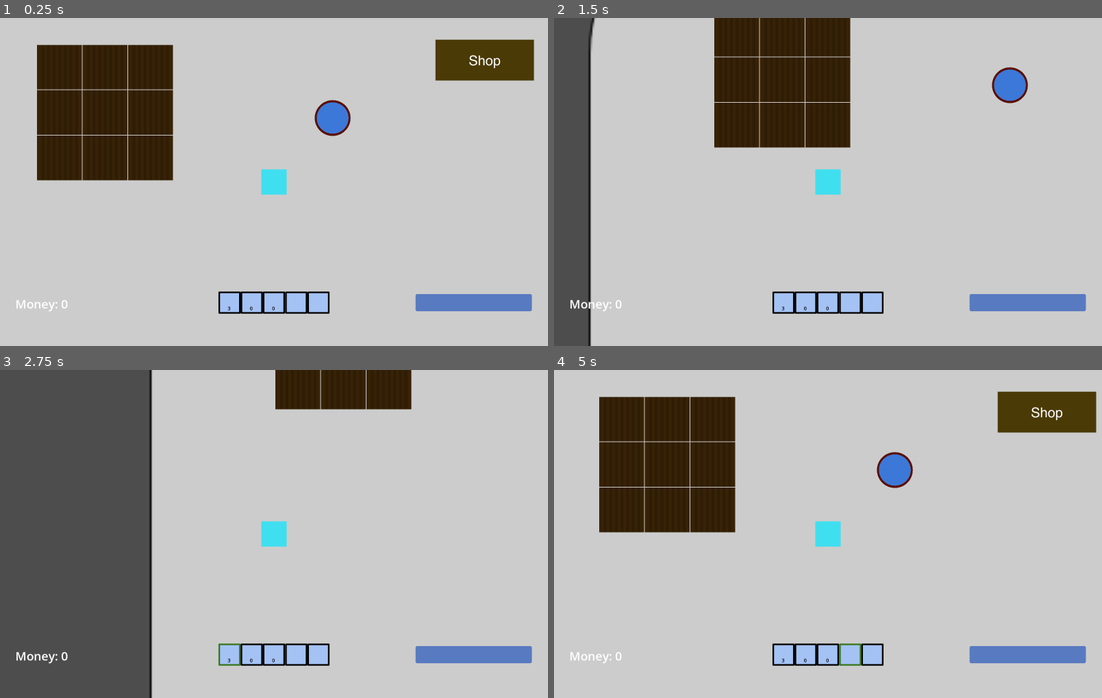
Above: before the commit, frames 1-4 (two rows, left to right).
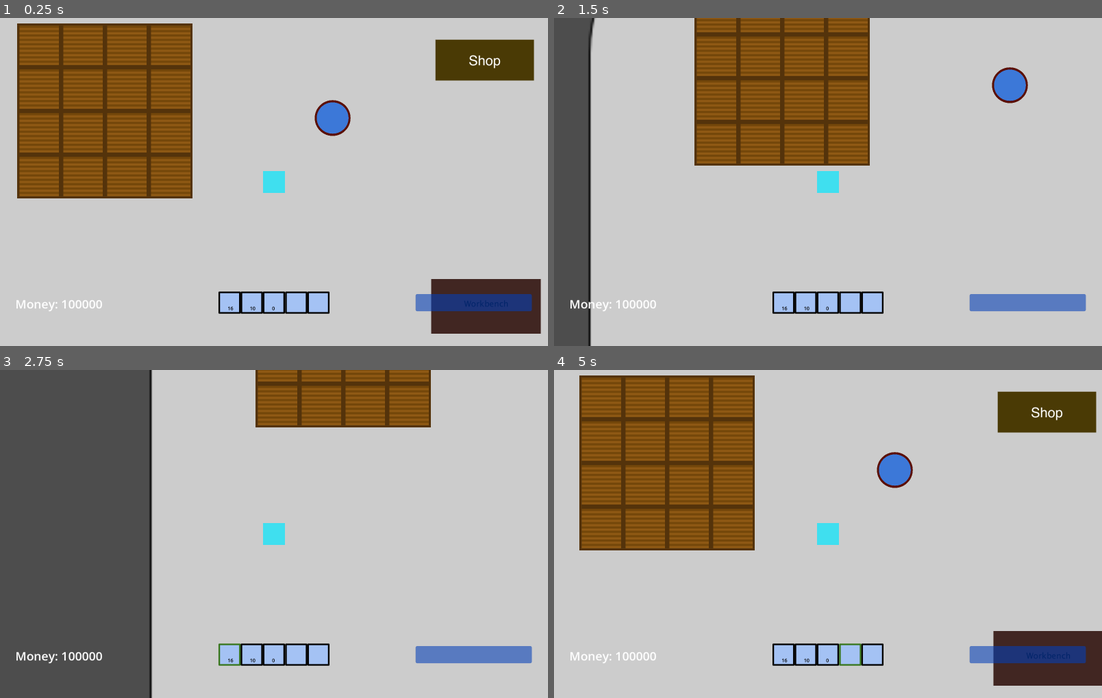
Above: after the commit, the same moments.

Repository: occult-frog/cake-orchard
Game: Godot game, scene res://background.tscn
Same seed, same stepped clock (60 frames per second), same inputs: the game is played once before the commit and once after it.
Inputs:
- Up to frame 1 (0.25 s): no input
- Up to frame 2 (1.5 s): tap Enter at 0.5 s; hold A (move_right) 0.53-1.28 s; hold F (plant) 0.53-1.28 s; tap Space (water_or_harvest) at 0.8, 1.35 s; hold S (move_down) from 1.28 s (still down)
- Up to frame 3 (2.75 s): tap F (plant) at 1.55 s; release S (move_down) at 2.03 s; hold A (move_right) from 2.03 s (still down); tap 1 (inv1) at 2.1 s; tap Space (water_or_harvest) at 2.3 s
- Up to frame 4 (5 s): release A (move_right) at 2.78 s; hold W (move_up) 2.78-3.53 s; tap 2 (inv2) at 2.85 s; tap F (plant) at 3.05, 4.55 s; hold D (move_left) from 3.53 s (still down); tap 3 (inv3) at 3.6 s; tap Space (water_or_harvest) at 3.8 s; tap 4 (inv4) at 4.35 s

The runs differ from the first frame. In frame 1, 21% of the frame differs, in the area x 3-99%, y 1-97%; in frame 2, 15%; in frame 3, 5.8%; in frame 4, 21%.

Commit message:
Add files via upload

Diff:
--- a/background.tscn
+++ b/background.tscn
@@ -5,6 +5,7 @@
 [ext_resource type="PackedScene" uid="uid://b4ar8e6ypqbtg" path="res://farmland.tscn" id="3_xehqc"]
 [ext_resource type="PackedScene" uid="uid://n87mqdi7gbwb" path="res://well_node.tscn" id="4_splo0"]
 [ext_resource type="PackedScene" uid="uid://ci43kcqa2rp4j" path="res://shop_node.tscn" id="5_eq6nc"]
+[ext_resource type="PackedScene" uid="uid://bw5cvy2cvu272" path="res://workbench.tscn" id="6_bpugw"]
 
 [sub_resource type="GDScript" id="GDScript_bpugw"]
 script/source = "extends Node"
@@ -21,34 +22,58 @@
 position = Vector2(1000, 605)
 
 [node name="Farmland" parent="." unique_id=690183917 instance=ExtResource("3_xehqc")]
-position = Vector2(217, 185)
+position = Vector2(143, 105)
 
 [node name="Farmland2" parent="." unique_id=1679578903 instance=ExtResource("3_xehqc")]
-position = Vector2(383, 185)
+position = Vector2(303, 105)
 
 [node name="Farmland3" parent="." unique_id=1662429244 instance=ExtResource("3_xehqc")]
-position = Vector2(549, 185)
+position = Vector2(463, 105)
 
 [node name="WellNode" parent="." unique_id=2087398117 instance=ExtResource("4_splo0")]
 position = Vector2(1214, 371)
 
 [node name="Farmland4" parent="." unique_id=1737993667 instance=ExtResource("3_xehqc")]
-position = Vector2(217, 351)
+position = Vector2(623, 105)
 
 [node name="Farmland5" parent="." unique_id=1001882328 instance=ExtResource("3_xehqc")]
-position = Vector2(383, 351)
+position = Vector2(143, 265)
 
 [node name="Farmland6" parent="." unique_id=568048320 instance=ExtResource("3_xehqc")]
-position = Vector2(549, 351)
+position = Vector2(303, 265)
 
 [node name="Farmland7" parent="." unique_id=1058151463 instance=ExtResource("3_xehqc")]
-position = Vector2(217, 517)
+position = Vector2(463, 265)
 
 [node name="Farmland8" parent="." unique_id=886011747 instance=ExtResource("3_xehqc")]
-position = Vector2(383, 517)
+position = Vector2(623, 265)
 
 [node name="Farmland9" parent="." unique_id=80505403 instance=ExtResource("3_xehqc")]
-position = Vector2(549, 517)
+position = Vector2(143, 425)
 
 [node name="ShopNode" parent="." unique_id=1343659626 instance=ExtResource("5_eq6nc")]
 position = Vector2(1769, 159)
+
+[node name="Farmland10" parent="." unique_id=1103068534 instance=ExtResource("3_xehqc")]
+position = Vector2(303, 425)
+
+[node name="Farmland11" parent="." unique_id=1707633499 instance=ExtResource("3_xehqc")]
+position = Vector2(463, 425)
+
+[node name="Farmland12" parent="." unique_id=230832911 instance=ExtResource("3_xehqc")]
+position = Vector2(623, 425)
+
+[node name="Farmland13" parent="." unique_id=2143299745 instance=ExtResource("3_xehqc")]
+position = Vector2(143, 585)
+
+[node name="Farmland14" parent="." unique_id=953066119 instance=ExtResource("3_xehqc")]
+position = Vector2(303, 585)
+
+[node name="Farmland15" parent="." unique_id=202277834 instance=ExtResource("3_xehqc")]
+position = Vector2(463, 585)
+
+[node name="Farmland16" parent="." unique_id=768021755 instance=ExtResource("3_xehqc")]
+position = Vector2(623, 585)
+
+[node name="WorkbenchNode" parent="." unique_id=177253619 instance=ExtResource("6_bpugw")]
+position = Vector2(1774, 1060)
--- a/farmland.gd
+++ b/farmland.gd
@@ -25,7 +25,7 @@
 			$Timer.start()
 		elif current_farmland == "grown":
 			current_farmland = "normal"
-			important_variables.wheat += 1
+			important_variables.wheat += randi_range(important_variables.wheat_range[0], important_variables.wheat_range[1])
 			important_variables.wheat_seeds += randi_range(1,3)
 			$NormalFarmland.texture = normal_farmland
 
--- a/farmland.tscn
+++ b/farmland.tscn
@@ -1,17 +1,16 @@
 [gd_scene format=3 uid="uid://b4ar8e6ypqbtg"]
 
 [ext_resource type="Script" uid="uid://dk4rth7qh36oa" path="res://farmland.gd" id="1_hjufs"]
-[ext_resource type="Texture2D" uid="uid://wt0468ymsknn" path="res://farmland.png" id="1_kaipa"]
+[ext_resource type="Texture2D" uid="uid://wt0468ymsknn" path="res://farmland.png" id="2_r62q1"]
 
 [sub_resource type="RectangleShape2D" id="RectangleShape2D_kaipa"]
-size = Vector2(163.5, 163.5)
+size = Vector2(160, 160)
 
 [node name="Farmland" type="StaticBody2D" unique_id=690183917]
 script = ExtResource("1_hjufs")
 
 [node name="NormalFarmland" type="Sprite2D" parent="." unique_id=1489355787]
-scale = Vector2(2.04375, 2.04375)
-texture = ExtResource("1_kaipa")
+texture = ExtResource("2_r62q1")
 
 [node name="Area2D" type="Area2D" parent="." unique_id=1793400990]
 
--- a/important_variables.gd
+++ b/important_variables.gd
@@ -1,10 +1,19 @@
 extends Node
 
 var inv_selected = 0.0
-var money = 0
-var wheat = 0
-var wheat_seeds = 3
+var money = 100000
+var wheat = 10
+var wheat_seeds = 16
 var water_level = 100
 var max_water_level = 100
 var eggs = 0
 var shop_open = false
+var workbench_open = false
+var speed = 600
+var speed_upgrade_price = 10
+var water_upgrade_price = 10
+var wheat_upgrade_price = 10
+var no_of_speed_upgrades = 1
+var no_of_water_upgrades = 1
+var no_of_wheat_upgrades = 1
+var wheat_range = [1,1]
--- a/player.gd
+++ b/player.gd
@@ -1,13 +1,25 @@
 extends CharacterBody2D
 
 @onready var shop_menu = $ShopMenuNode
+@onready var workbench_menu = $WorkbenchMenuNode
+var speed = important_variables.speed
 
 func _physics_process(delta):
+	speed = important_variables.speed
 	var direction = Input.get_vector("move_right", "move_left", "move_up", "move_down")
-	velocity = direction * 600
+	velocity = direction * speed
 	move_and_slide()
 	$MoneyCounter.text = "Money: %s"%str(important_variables.money)
 	if important_variables.shop_open == true:
-		add_child(shop_menu)
+		if !has_node("ShopMenuNode"):
+			add_child(shop_menu)
 	else:
-		remove_child(shop_menu)
+		if has_node("ShopMenuNode"):
+			remove_child(shop_menu)
+
+	if important_variables.workbench_open == true:
+		if !has_node("WorkbenchMenuNode"):
+			add_child(workbench_menu)
+	else:
+		if has_node("WorkbenchMenuNode"):
+			remove_child(workbench_menu)
--- a/player.tscn
+++ b/player.tscn
@@ -5,16 +5,18 @@
 [ext_resource type="PackedScene" uid="uid://bpis1yjhgjw35" path="res://inventory.tscn" id="3_i3pqv"]
 [ext_resource type="PackedScene" uid="uid://7oraign4rrff" path="res://water_level.tscn" id="4_hqtel"]
 [ext_resource type="PackedScene" uid="uid://dt58nvkbs04go" path="res://shop_menu_node.tscn" id="5_sweqy"]
+[ext_resource type="PackedScene" uid="uid://dgfmnnqxoct6f" path="res://workbench_menu_node.tscn" id="6_2hs0m"]
 
 [sub_resource type="RectangleShape2D" id="RectangleShape2D_onrkg"]
-size = Vector2(91, 92)
+size = Vector2(79, 79)
 
 [node name="Player" type="CharacterBody2D" unique_id=846510411]
 z_index = 3
+collision_layer = 3
 script = ExtResource("1_onrkg")
 
 [node name="Player" type="Sprite2D" parent="." unique_id=992913012]
-scale = Vector2(2.875, 2.875)
+scale = Vector2(2.46875, 2.46875)
 texture = ExtResource("1_4flbx")
 
 [node name="Camera2D" type="Camera2D" parent="." unique_id=1551413500]
@@ -34,6 +36,8 @@
 
 [node name="ShopMenuNode" parent="." unique_id=1292905289 instance=ExtResource("5_sweqy")]
 
+[node name="WorkbenchMenuNode" parent="." unique_id=1151128013 instance=ExtResource("6_2hs0m")]
+
 [node name="MoneyCounter" type="Label" parent="." unique_id=1068833466]
 offset_left = -944.0
 offset_top = 400.0
--- a/shop_node.tscn
+++ b/shop_node.tscn
@@ -4,7 +4,10 @@
 [ext_resource type="Script" uid="uid://caxr1ghe1l4gg" path="res://shop_node.gd" id="1_najse"]
 
 [sub_resource type="RectangleShape2D" id="RectangleShape2D_fmxu2"]
-size = Vector2(360, 149)
+size = Vector2(413, 198)
+
+[sub_resource type="RectangleShape2D" id="RectangleShape2D_najse"]
+size = Vector2(360, 150)
 
 [node name="ShopNode" type="StaticBody2D" unique_id=1343659626]
 script = ExtResource("1_najse")
@@ -13,7 +16,11 @@
 texture = ExtResource("1_fmxu2")
 
 [node name="Area2D" type="Area2D" parent="." unique_id=1640060254]
+collision_mask = 2
 
 [node name="CollisionShape2D" type="CollisionShape2D" parent="Area2D" unique_id=2016175398]
-position = Vector2(0, 0.5)
+position = Vector2(2.5, 1)
 shape = SubResource("RectangleShape2D_fmxu2")
+
+[node name="hitbox" type="CollisionShape2D" parent="." unique_id=1157105625]
+shape = SubResource("RectangleShape2D_najse")
--- a/water_level.gd
+++ b/water_level.gd
@@ -3,3 +3,4 @@
 
 func _physics_process(delta):
 	$".".value = important_variables.water_level
+	$".".max_value = important_variables.max_water_level
--- /dev/null
+++ b/workbench.gd
@@ -0,0 +1,7 @@
+extends StaticBody2D
+
+
+func _physics_process(delta):
+	var things_in_range = $Area2D.get_overlapping_bodies()
+	if things_in_range.size() == 1 and Input.is_action_just_pressed("plant"):
+		important_variables.workbench_open = true
--- /dev/null
+++ b/workbench.tscn
@@ -0,0 +1,26 @@
+[gd_scene format=3 uid="uid://bw5cvy2cvu272"]
+
+[ext_resource type="Texture2D" uid="uid://o00s0yct5adx" path="res://workbench.png" id="1_dig1h"]
+[ext_resource type="Script" uid="uid://bfho5m2l6u4tn" path="res://workbench.gd" id="1_tkrq4"]
+
+[sub_resource type="RectangleShape2D" id="RectangleShape2D_tkrq4"]
+size = Vector2(400, 200)
+
+[sub_resource type="RectangleShape2D" id="RectangleShape2D_ihq6j"]
+size = Vector2(447, 245)
+
+[node name="WorkbenchNode" type="StaticBody2D" unique_id=177253619]
+script = ExtResource("1_tkrq4")
+
+[node name="Workbench" type="Sprite2D" parent="." unique_id=386336196]
+texture = ExtResource("1_dig1h")
+
+[node name="hitbox" type="CollisionShape2D" parent="." unique_id=306494151]
+shape = SubResource("RectangleShape2D_tkrq4")
+
+[node name="Area2D" type="Area2D" parent="." unique_id=2067103928]
+collision_mask = 2
+
+[node name="CollisionShape2D" type="CollisionShape2D" parent="Area2D" unique_id=315834572]
+position = Vector2(-0.5, -0.5)
+shape = SubResource("RectangleShape2D_ihq6j")
--- /dev/null
+++ b/workbench_menu_node.gd
@@ -0,0 +1,52 @@
+extends StaticBody2D
+
+var closemenu
+var waterbutton
+var speedbutton
+var wheatbutton
+var waterlabel
+var speedlabel
+var wheatlabel
+
+func _ready():
+	closemenu = $CloseButton
+	waterbutton = $WaterButton
+	speedbutton = $SpeedButton
+	waterlabel = $WaterLabel
+	speedlabel = $SpeedLabel
+	wheatlabel = $WheatLabel
+	wheatbutton = $WheatButton
+
+	closemenu.pressed.connect(_closeMenu)
+	waterbutton.pressed.connect(_upgradeWater)
+	speedbutton.pressed.connect(_upgradeSpeed)
+	wheatbutton.pressed.connect(_upgradeWheat)
+
+
+func _physics_process(delta):
+	important_variables.water_upgrade_price = 10*important_variables.no_of_water_upgrades
+	important_variables.speed_upgrade_price = 10*important_variables.no_of_speed_upgrades
+	important_variables.wheat_upgrade_price = 10*important_variables.no_of_wheat_upgrades
+	waterlabel.text = "Water Capacity Upgrade - %s"%str(important_variables.water_upgrade_price)
+	speedlabel.text = "Speed Upgrade - %s"%str(important_variables.speed_upgrade_price)
+	wheatlabel.text = "Wheat Drop Upgrade - %s"%(important_variables.wheat_upgrade_price)
+
+
+
+func _closeMenu():
+	important_variables.workbench_open = false
+
+func _upgradeWater():
+	important_variables.max_water_level += 10
+	important_variables.money -= important_variables.water_upgrade_price
+	important_variables.no_of_water_upgrades += 1
+
+func _upgradeSpeed():
+	important_variables.speed += 50
+	important_variables.money -= important_variables.speed_upgrade_price
+	important_variables.no_of_speed_upgrades += 1
+
+func _upgradeWheat():
+	important_variables.wheat_range = [1, important_variables.no_of_wheat_upgrades]
+	important_variables.money -= important_variables.wheat_upgrade_price
+	important_variables.no_of_wheat_upgrades += 1
--- /dev/null
+++ b/workbench_menu_node.tscn
@@ -0,0 +1,85 @@
+[gd_scene format=3 uid="uid://dgfmnnqxoct6f"]
+
+[ext_resource type="Texture2D" uid="uid://3emyel4ry2fp" path="res://workbench_menu.png" id="1_bsoxr"]
+[ext_resource type="Script" uid="uid://cuj570fvbr8g6" path="res://workbench_menu_node.gd" id="1_wfn1s"]
+[ext_resource type="Texture2D" uid="uid://c3qv6c0af2jnl" path="res://close_button.png" id="2_wfn1s"]
+[ext_resource type="Texture2D" uid="uid://vs11rrgp0cwt" path="res://shop_button.png" id="4_hufib"]
+
+[node name="WorkbenchMenuNode" type="StaticBody2D" unique_id=1151128013]
+script = ExtResource("1_wfn1s")
+
+[node name="WorkbenchMenu" type="Sprite2D" parent="." unique_id=2016440991]
+texture = ExtResource("1_bsoxr")
+
+[node name="CloseButton" type="Button" parent="." unique_id=1157353367]
+offset_left = 545.0
+offset_top = -381.0
+offset_right = 584.0
+offset_bottom = -342.0
+theme_override_colors/font_color = Color(0, 0, 0, 1)
+text = "x"
+icon = ExtResource("2_wfn1s")
+icon_alignment = 1
+
+[node name="WaterLabel" type="Label" parent="." unique_id=863832240]
+offset_left = -516.0
+offset_top = -293.0
+offset_right = -48.0
+offset_bottom = -216.0
+theme_override_colors/font_color = Color(0, 0, 0, 1)
+theme_override_font_sizes/font_size = 36
+text = "Water Capacity Upgrade - 10 coins"
+horizontal_alignment = 1
+vertical_alignment = 1
+
+[node name="SpeedLabel" type="Label" parent="." unique_id=654914180]
+offset_left = -534.0
+offset_top = -164.0
+offset_right = -66.0
+offset_bottom = -87.0
+theme_override_colors/font_color = Color(0, 0, 0, 1)
+theme_override_font_sizes/font_size = 36
+text = "Speed Upgrade- 10 coins"
+horizontal_alignment = 1
+vertical_alignment = 1
+
+[node name="WheatLabel" type="Label" parent="." unique_id=420178648]
+offset_left = -525.0
+offset_top = -30.0
+offset_right = -57.0
+offset_bottom = 47.0
+theme_override_colors/font_color = Color(0, 0, 0, 1)
+theme_override_font_sizes/font_size = 36
+text = "Wheat Upgrade- 10 coins"
+horizontal_alignment = 1
+vertical_alignment = 1
+
+[node name="WaterButton" type="Button" parent="." unique_id=1779752868]
+offset_left = 151.0
+offset_top = -296.0
+offset_right = 292.0
+offset_bottom = -215.0
+theme_override_font_sizes/font_size = 29
+text = "Buy"
+icon = ExtResource("4_hufib")
+icon_alignment = 1
+
+[node name="SpeedButton" type="Button" parent="." unique_id=1311671099]
+offset_left = 151.0
+offset_top = -164.0
+offset_right = 292.0
+offset_bottom = -83.0
+theme_override_font_sizes/font_size = 29
+text = "Buy"
+icon = ExtResource("4_hufib")
+icon_alignment = 1
+
+[node name="WheatButton" type="Button" parent="." unique_id=1984140908]
+offset_left = 151.0
+offset_top = -34.0
+offset_right = 292.0
+offset_bottom = 47.0
+theme_override_font_sizes/font_size = 29
+text = "Buy"
+icon = ExtResource("4_hufib")
+icon_alignment = 1
Binary file changed: farmland.png
Binary file changed: farmland_grown.png
Binary file changed: farmland_planted.png
Binary file changed: farmland_watered.png
Not shown, added: workbench.gd.uid
Binary file added: workbench.png
Not shown, added: workbench.png.import
Binary file added: workbench_menu.png
Not shown, added: workbench_menu.png.import
Not shown, added: workbench_menu_node.gd.uid
